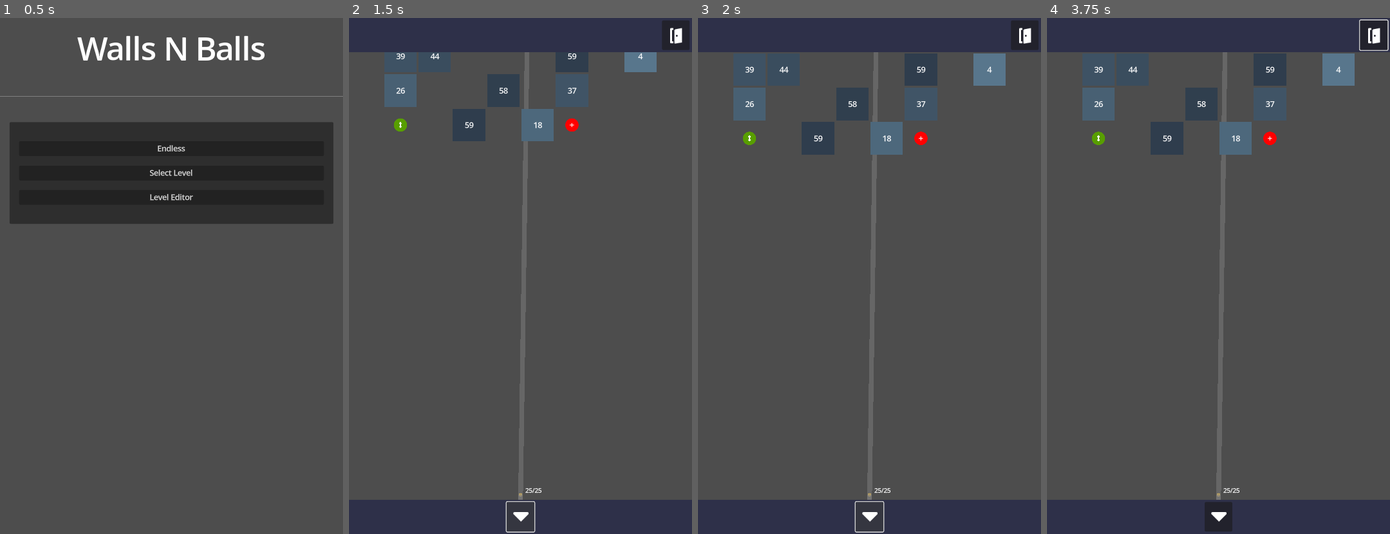
Above: before the commit, frames 1-4 (left to right).
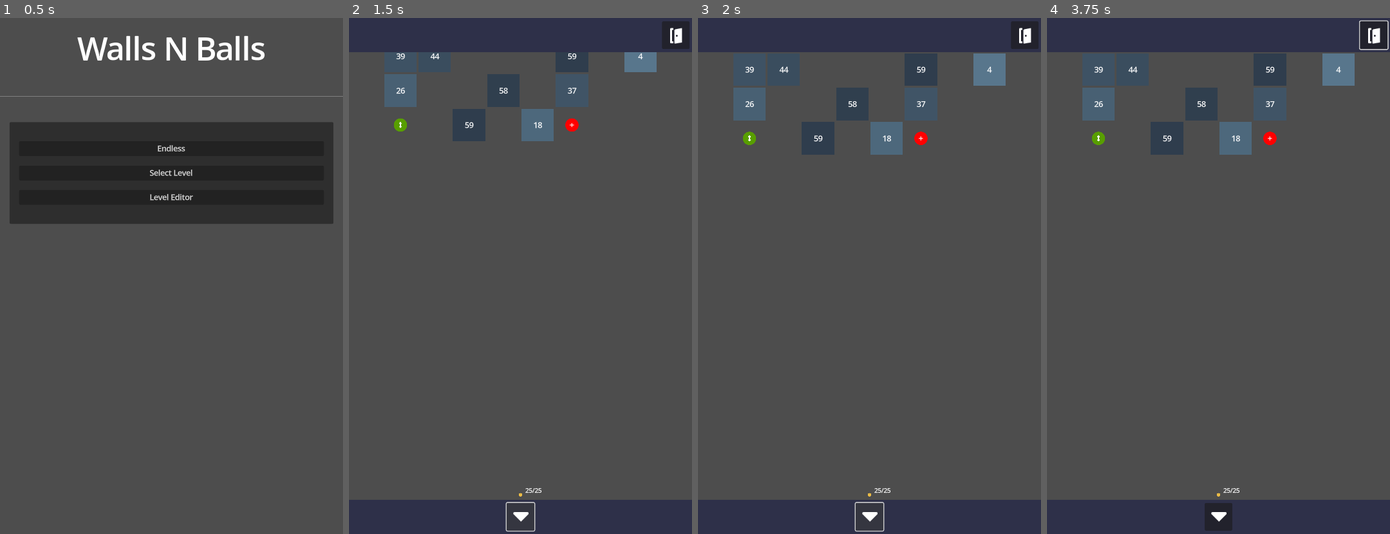
Above: after the commit, the same moments.

Repository: MichalHrbek/wallsnballs
Game: Godot game, scene res://scenes/ui/main_menu.tscn
The game is run twice, just before and just after one commit, with the same random seed, the same clock (stepped at 60 frames per second) and the same inputs.
Inputs (mouse positions are in pixels of both pictures, inside the frame that each line leads up to):
- Up to frame 1 (0.5 s): no input
- Up to frame 2 (1.5 s): click "Endless" at 0.5 s; click (520, 518) at 1.25 s
- Up to frame 3 (2 s): no input
- Up to frame 4 (3.75 s): click (1372, 33) at 2 s; click (1372, 33) at 2.75 s; click "Stay" at 3.5 s

Frame 1 is identical in both runs. In frame 2, 1.2% of the frame differs, in the area x 45-100%, y 0-100%; in frame 3, 1.2%; in frame 4, 1.2%.

Commit message:
Touch controls

Diff:
--- a/scenes/game/game_template.tscn
+++ b/scenes/game/game_template.tscn
@@ -55,6 +55,8 @@
 
 [node name="GoHomeButton" parent="GameLayer/VBoxContainer/TopBar/MarginContainer/HBoxContainer" instance=ExtResource("1_ennut")]
 layout_mode = 2
+size_flags_horizontal = 4
+size_flags_vertical = 4
 confirm = true
 
 [node name="HBoxContainer" type="HBoxContainer" parent="GameLayer/VBoxContainer"]
@@ -125,6 +127,7 @@
 [node name="RecallButton" type="Button" parent="GameLayer/VBoxContainer/BottomBar/MarginContainer/HBoxContainer"]
 layout_mode = 2
 size_flags_horizontal = 4
+size_flags_vertical = 4
 icon = ExtResource("5_atbhd")
 icon_alignment = 1
 
--- a/scripts/balls/ball_spawner.gd
+++ b/scripts/balls/ball_spawner.gd
@@ -12,6 +12,7 @@
 var balls_returned: int = 0
 var balls_fired: int = 0
 var _started_shooting: bool = false
+var _started_aiming: bool = false
 var _direction: Vector2
 var _deployed: Array[Ball] = []
 
@@ -34,10 +35,6 @@
 		timer -= wait_time
 		_update_label()
 
-	if not _started_shooting:
-		#_update_aim_hint()
-		pass
-
 func _update_aim_hint():
 	var dir = (get_global_mouse_position() - start_ball.global_position).normalized()
 	if dir != Vector2.ZERO:
@@ -52,13 +49,15 @@
 
 func _unhandled_input(event):
 	if event is InputEventMouseMotion:
-		if not _started_shooting:
+		if not _started_shooting and (event.button_mask & MOUSE_BUTTON_MASK_LEFT):
+			_started_aiming = true
 			_update_aim_hint()
+			line.visible = true
 	if event is InputEventMouseButton:
-		if (event.button_index == MOUSE_BUTTON_RIGHT and event.pressed):
+		if (event.button_index == MOUSE_BUTTON_RIGHT and not event.pressed):
 			recall()
-		if not _started_shooting:
-			if (event.button_index == MOUSE_BUTTON_LEFT and event.pressed):
+		if _started_aiming and not _started_shooting:
+			if (event.button_index == MOUSE_BUTTON_LEFT and not event.pressed):
 				_direction = (event.global_position - start_ball.global_position).normalized()
 				_started_shooting = true
 				line.visible = false
@@ -87,8 +86,8 @@
 	balls_returned = 0
 	balls_fired = 0
 	_started_shooting = false
-	_update_aim_hint()
-	line.visible = true
+	_started_aiming = false
+	line.visible = false
 	_update_label()
 
 func _ready():
Not shown, changed: export_presets.cfg
